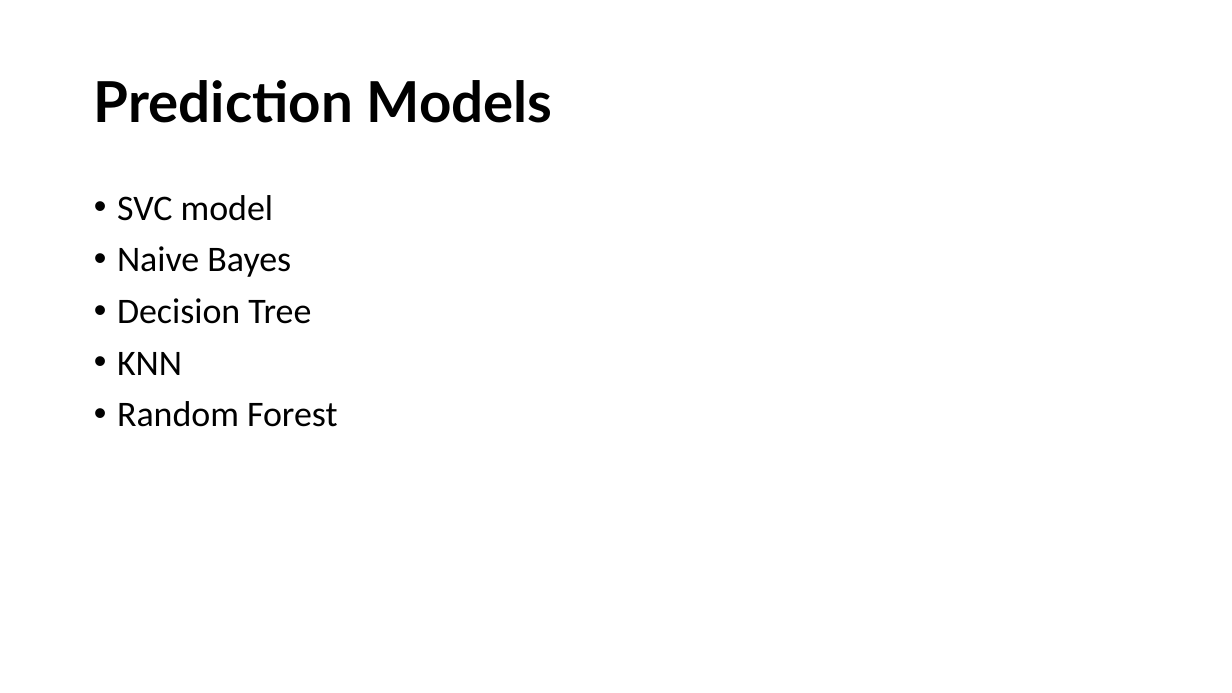
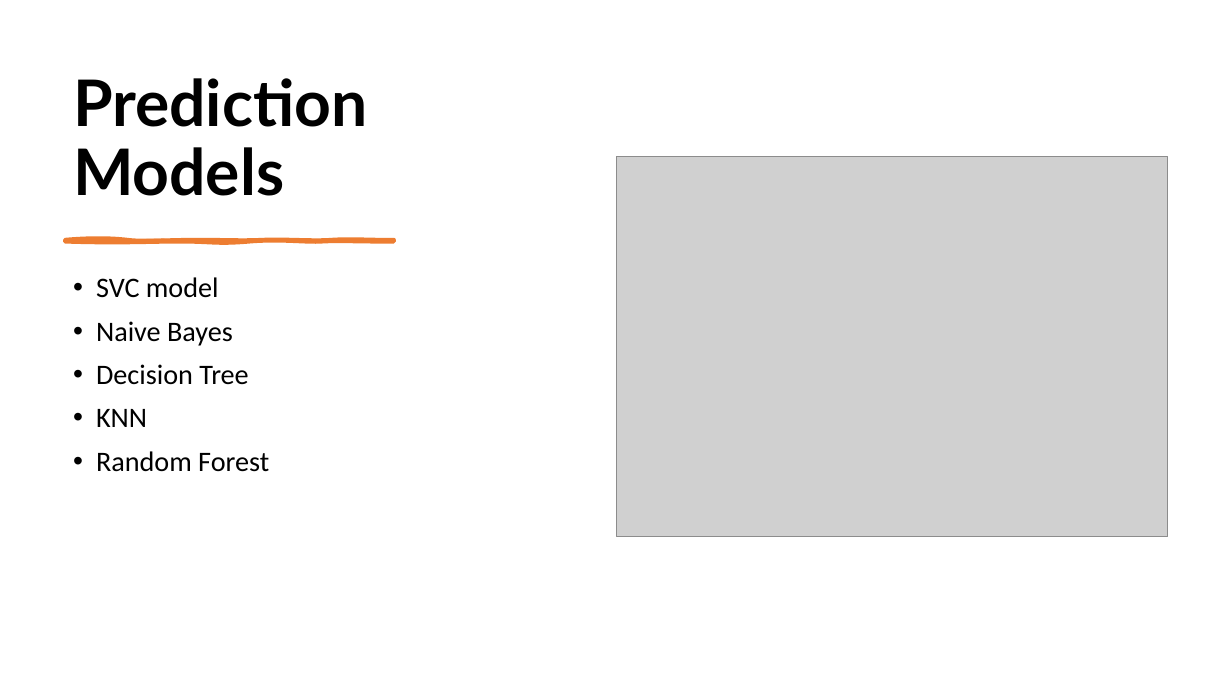
Before and after one commit to omersh1998/song-prediction-final-project, a slide deck: slide 7 of presentation/song_prediction.pptx. Drawn at 1232x693 pixels with LibreOffice and Linux fonts; fonts in the diff are those of the drawing; grey boxes stand for pictures. Boxes give left, top, right and bottom in pixels: in the first picture for what was removed or moved away, otherwise in the second. Text is boxed around its words. In the diff, an @@ line names an element or a change of style, - is before the commit and + after.

```diff
--- a/presentation/song_prediction.pptx
+++ b/presentation/song_prediction.pptx
@@ title "Prediction Models" moved from (x1=94, y1=80, x2=553, y2=123) to (x1=73, y1=78, x2=367, y2=196) @@
@@ title "Prediction Models" at (x1=73, y1=78, x2=367, y2=196): size 44 to 50 pt; vertical alignment middle to bottom @@
@@ picture added at (x1=616, y1=156, x2=1168, y2=537) @@
@@ text "SVC model" moved from (x1=117, y1=195, x2=337, y2=427) to (x1=96, y1=277, x2=269, y2=472) @@
@@ text "SVC model" at (x1=96, y1=277, x2=269, y2=472): size 28 to 22 pt @@
@@ freeform shape added at (x1=65, y1=240, x2=394, y2=242), fill #ED7D31, outline #ED7D31 3 pt @@
```
Also in this commit, not shown: 8 other slides changed, 1 slide removed.
